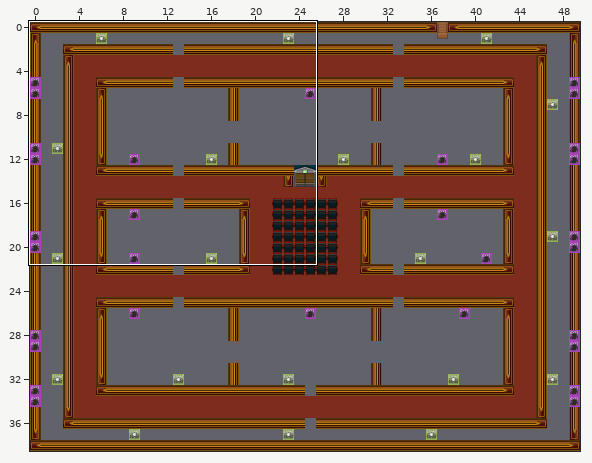
A Tiled map (JSON) gets an edit: Stage/blankomap.json. Above, an overview of the earlier version with the close-up marked.
Close-up. First the earlier version:
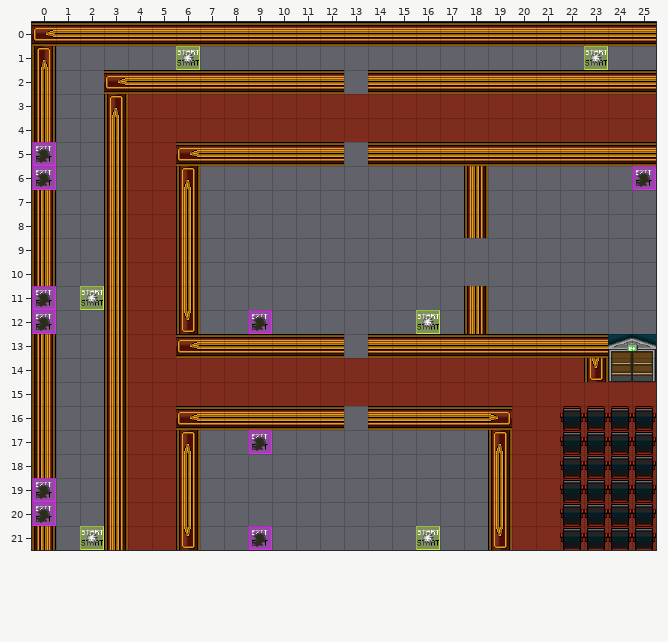
Cells are 32x32 px. Shown: x 0..25, y 0..21. The commit also changed other parts of the map, which this record leaves out.
New version:
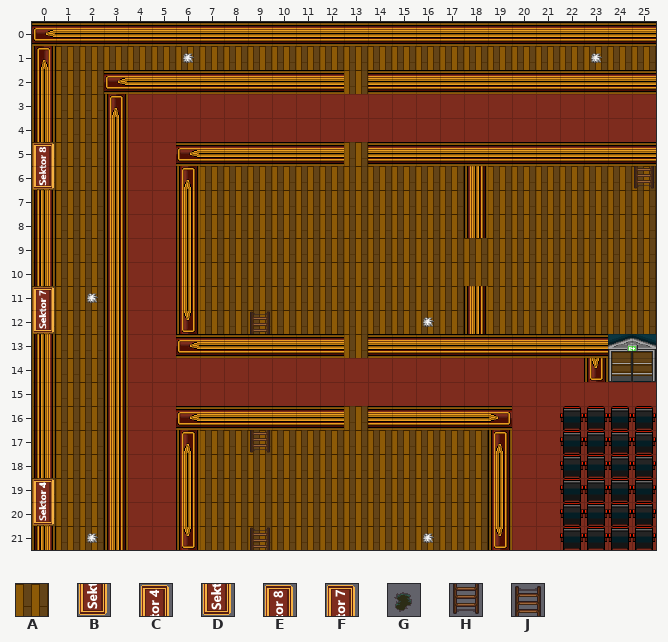
Key: from "STAGE2": A 4; from "Stage_schilder": B 28 turned 270, C 29 turned 270, D 30 turned 270, E 31 turned 270, F 39 turned 270; from "Terrain_and_Outside": G 536, H 573, J 573 flipped up-down.
_ is an empty cell.
Tiles of an added or newly shown layer are drawn over the layers below it.
The edit:
Layer "Basics/Fußbodenparkett" (now shown):
y 1: x 1..25 _________________________ -> AAAAAAAAAAAAAAAAAAAAAAAAA
y 2: x 1..2 __ -> AA; x 13 _ -> A
y 3..4: x 1..2 __ -> AA
y 5: x 0..2 ___ -> AAA; x 13 _ -> A
y 6: x 0..2 ___ -> AAA; x 7..17 ___________ -> AAAAAAAAAAA; x 19..25 _______ -> AAAAAAA
y 7..8: x 1..2 __ -> AA; x 7..17 ___________ -> AAAAAAAAAAA; x 19..25 _______ -> AAAAAAA
y 9..10: x 1..2 __ -> AA; x 7..25 ___________________ -> AAAAAAAAAAAAAAAAAAA
y 11..12: x 0..2 ___ -> AAA; x 7..17 ___________ -> AAAAAAAAAAA; x 19..25 _______ -> AAAAAAA
y 13: x 1..2 __ -> AA; x 13 _ -> A
y 14..15: x 1..2 __ -> AA
y 16: x 1..2 __ -> AA; x 13 _ -> A
y 17..18: x 1..2 __ -> AA; x 7..18 ____________ -> AAAAAAAAAAAA
y 19..20: x 0..2 ___ -> AAA; x 7..18 ____________ -> AAAAAAAAAAAA
y 21: x 1..2 __ -> AA; x 7..18 ____________ -> AAAAAAAAAAAA
Layer "Basics/Schilder":
y 5: x 0 _ -> E
y 6: x 0 _ -> D
y 11: x 0 _ -> F
y 12: x 0 _ -> B
y 19: x 0 _ -> C
y 20: x 0 _ -> B
Layer "Sprungpunktmarker":
y 5: x 0 G -> _
y 6: x 0 G -> _; x 25 G -> H
y 11: x 0 G -> _
y 12: x 0 G -> _; x 9 G -> J
y 17: x 9 G -> H
y 19..20: x 0 G -> _
y 21: x 9 G -> J
Where, in picture pixels (left, top, right, bottom), the same in both close-ups:
changed: (32, 46, 656, 550)
